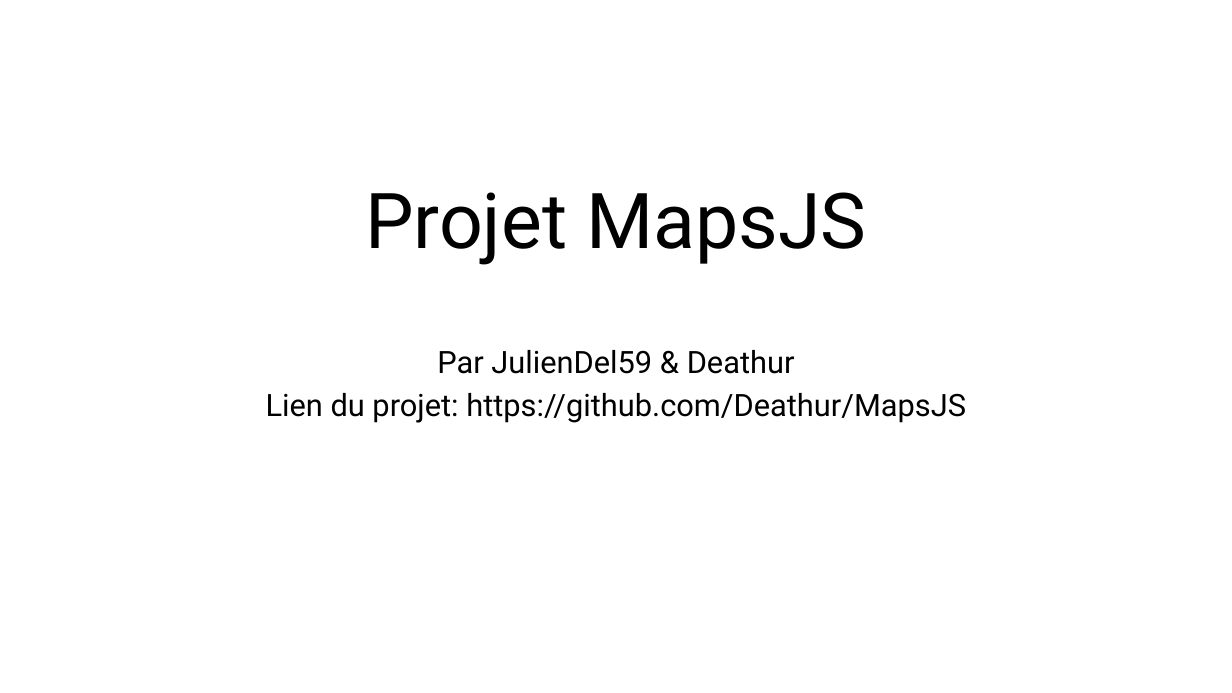
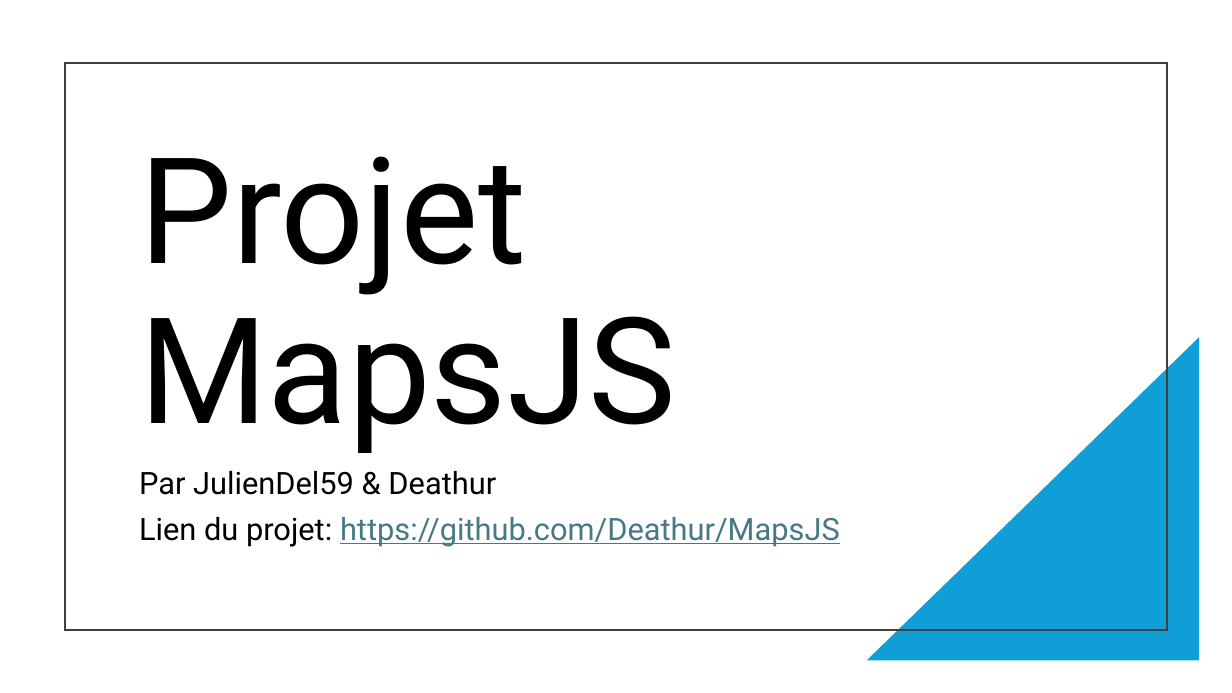
Before and after one commit to Deathur/MapsJS, a slide deck: slide 1 of Présentation Projet.pptx. Drawn at 1232x693 pixels with LibreOffice and Linux fonts; fonts in the diff are those of the drawing. Boxes give left, top, right and bottom in pixels: in the first picture for what was removed or moved away, otherwise in the second. Text is boxed around its words. In the diff, an @@ line names an element or a change of style, - is before the commit and + after.

Commit message:
projet update

```diff
--- a/Présentation Projet.pptx
+++ b/Présentation Projet.pptx
@@ rectangle added at (65,63,1167,629), outline #404040 1.5 pt @@
@@ title "Projet MapsJS": place and size @@
-title "Projet MapsJS" at (365,192,866,265)
+title "Projet MapsJS" at (139,156,676,453)
@@ title "Projet MapsJS" at (139,156,676,453): size 60 to 115 pt; alignment centre to left @@
@@ right triangle added at (867,337,1200,661), fill #0F9ED5 @@
@@ subtitle "Par JulienDel59 & Deathur": place and size @@
-subtitle "Par JulienDel59 & Deathur" at (266,350,966,423)
+subtitle "Par JulienDel59 & Deathur" at (139,471,840,547)
@@ subtitle "Par JulienDel59 & Deathur" at (139,471,840,547): text colour #000000 to #467886, underline on in "https://github.com/Deathur/MapsJS"; alignment centre to left; line spacing 0.8 to 0.9 @@
```
Also in this commit, not shown: 1 other slide changed, 3 slides added.
